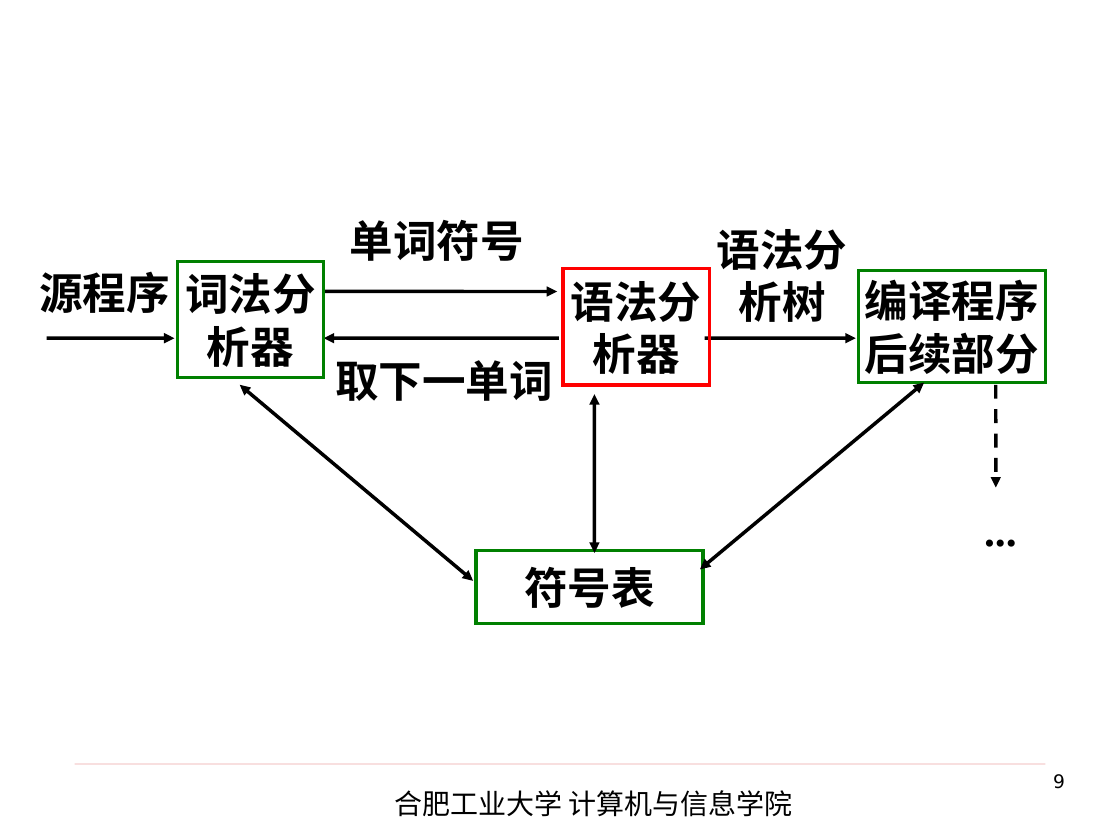
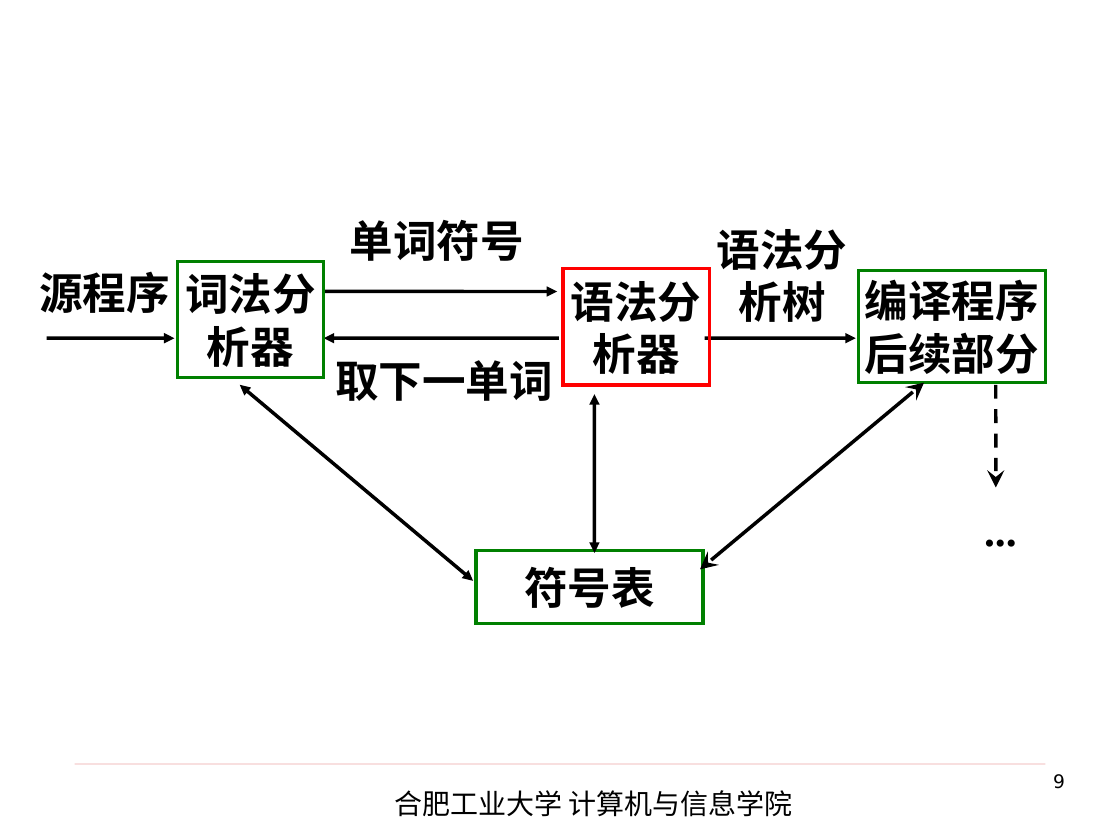
Before and after one commit to lib-hfut/lib-hfut, a slide deck: slide 9 of 编译原理_0529732B/编译原理课件 李宏芒 唐益明(2019)/编译原理：第4章 语法分析-自上而下分析(唐益明) 20190902.ppt. Drawn at 1120x840 pixels with LibreOffice and Linux fonts; fonts in the diff are those of the drawing; background and template pictures are left out. Boxes give left, top, right and bottom in pixels: in the first picture for what was removed or moved away, otherwise in the second. Text is boxed around its words. In the diff, an @@ line names an element or a change of style, - is before the commit and + after.

```diff
--- a/编译原理_0529732B/编译原理课件 李宏芒 唐益明(2019)/编译原理：第4章 语法分析-自上而下分析(唐益明) 20190902.ppt
+++ b/编译原理_0529732B/编译原理课件 李宏芒 唐益明(2019)/编译原理：第4章 语法分析-自上而下分析(唐益明) 20190902.ppt
@@ double arrow (924, 383) - (700, 569): arrowheads changed @@
@@ arrow (996, 385) - (996, 487): arrowheads changed @@
```
Also in this commit, not shown: 15 other slides changed, 21 other files.
